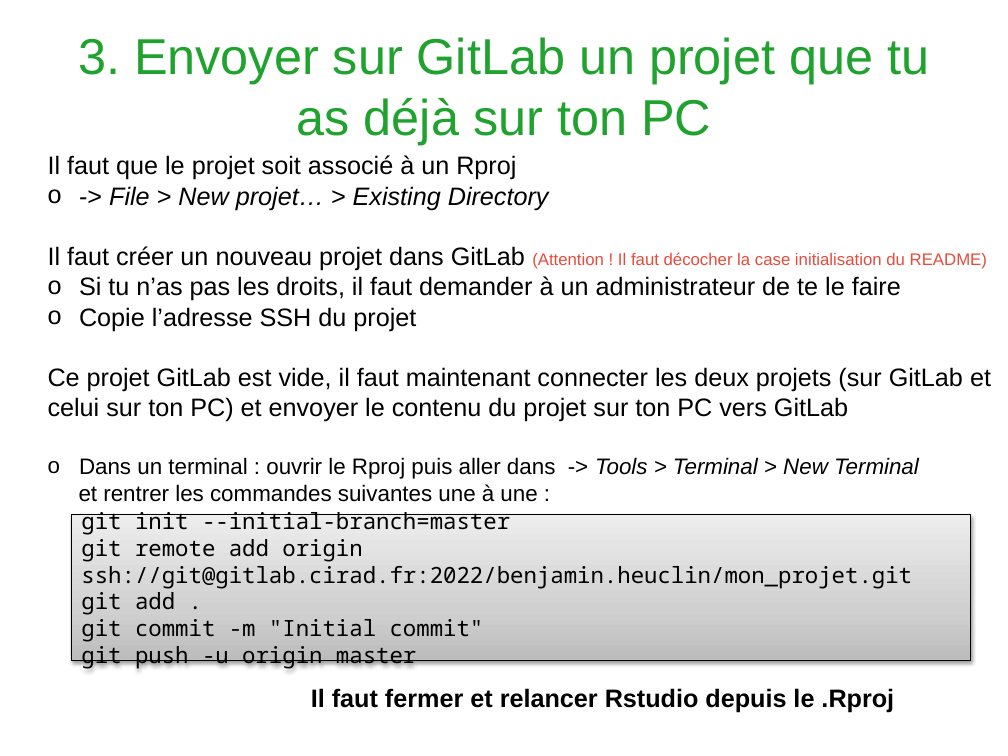
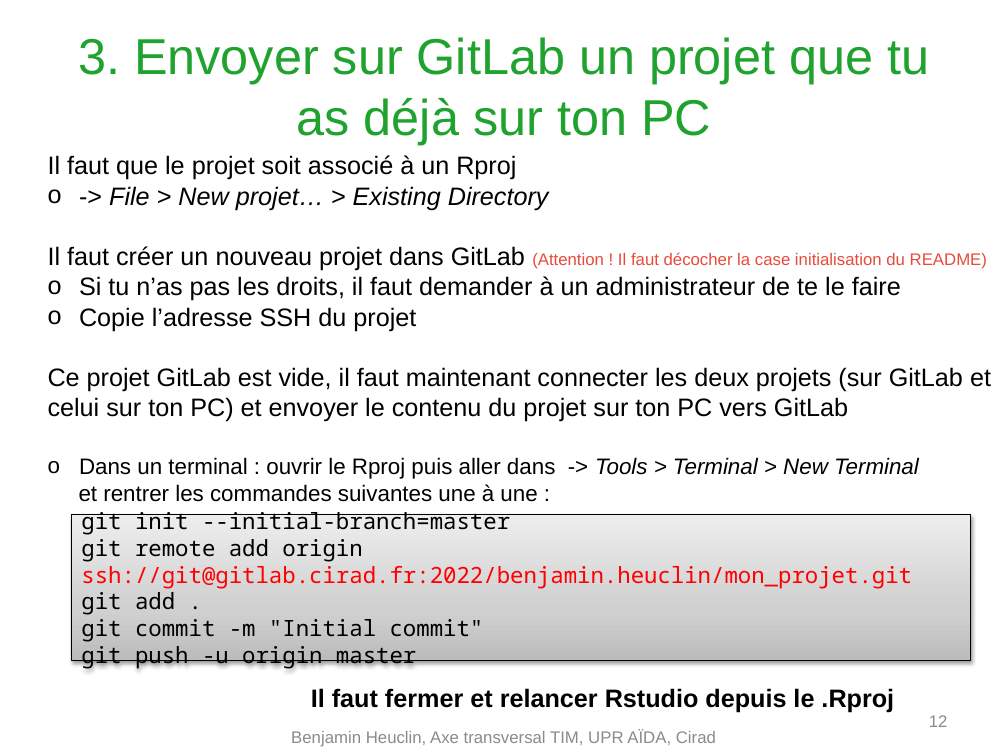
Before and after one commit to Heuclin/Git-sur-Rstudio, a slide deck: slide 12 of Présentation_gitlab_Rstudio.pptx. Drawn at 1008x756 pixels with LibreOffice and Linux fonts; fonts in the diff are those of the drawing; background and template pictures are left out. Boxes give left, top, right and bottom in pixels: in the first picture for what was removed or moved away, otherwise in the second. Text is boxed around its words. In the diff, an @@ line names an element or a change of style, - is before the commit and + after.

```diff
--- a/Présentation_gitlab_Rstudio.pptx
+++ b/Présentation_gitlab_Rstudio.pptx
@@ text in rectangle at (81,539,912,588): text colour #000000 to #FF0000 in "ssh://git@gitlab.cirad.fr:2022/benjamin.heuclin/mon_projet.g ..." @@
@@ page number added at (929,715,948,727), 12 pt, text #8C8C8C @@
+12
@@ text added at (291,729,716,747), 12 pt, text #8C8C8C @@
+Benjamin Heuclin, Axe transversal TIM, UPR AÏDA, Cirad
```
Also in this commit, not shown: 19 other slides changed, 1 slide added, 1 slide removed, 2 other files.
